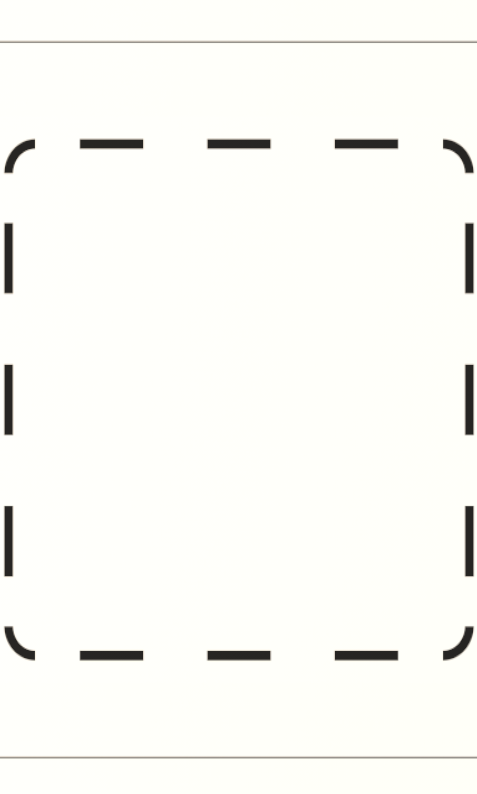
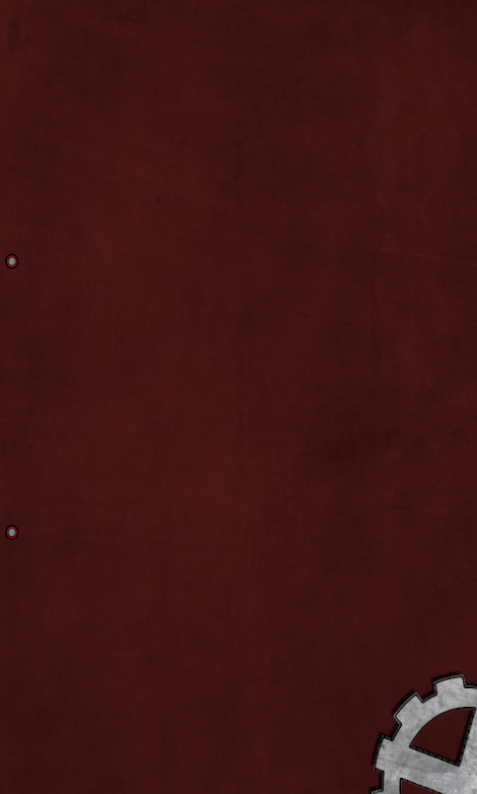
Layer changes from the first 477 x 794 image to the second:
added layer "Pasted Layer" above "sheet.png copy #1" over <box>0,0,477,794</box>
hid "sheet.png copy #1" over <box>0,0,477,794</box>
hid "sheet.png copy" over <box>0,0,477,794</box>
